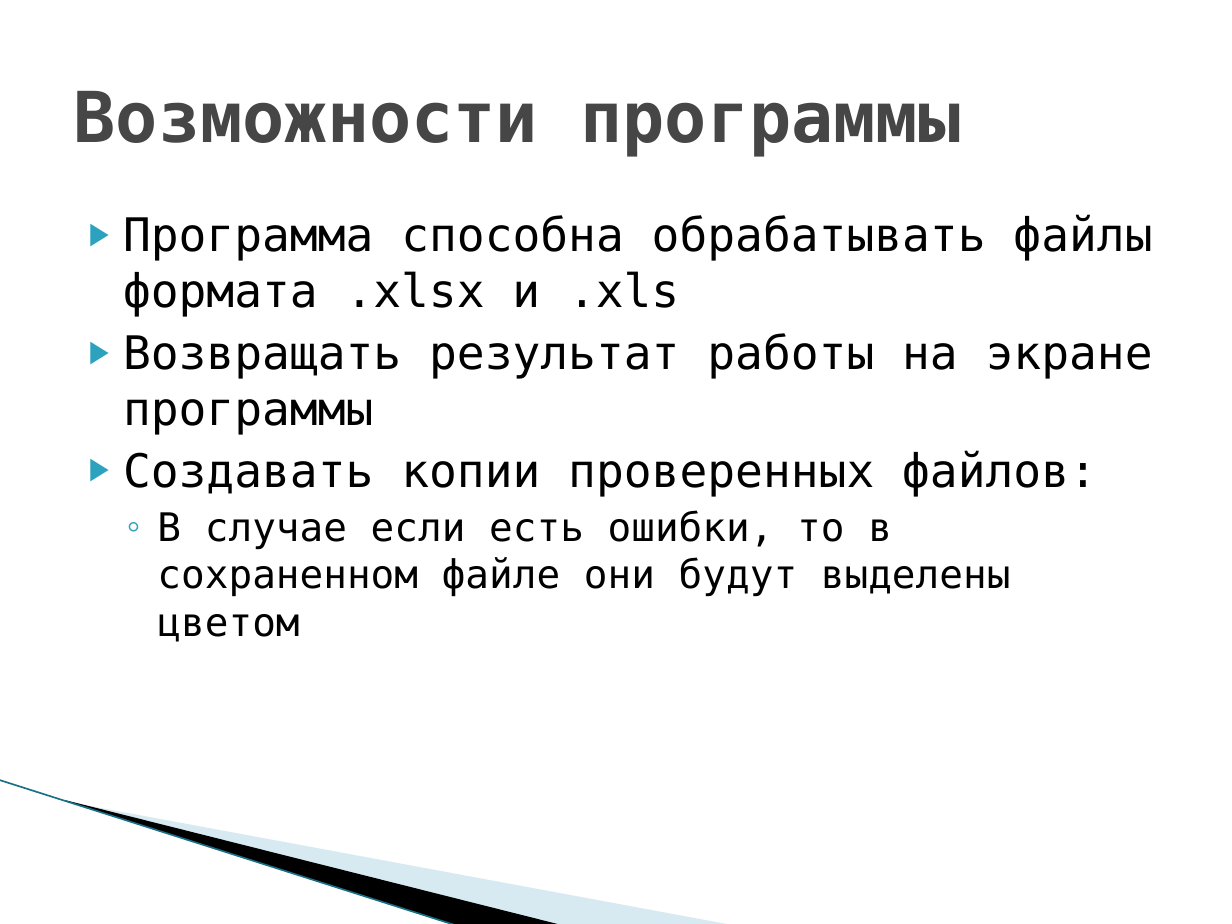
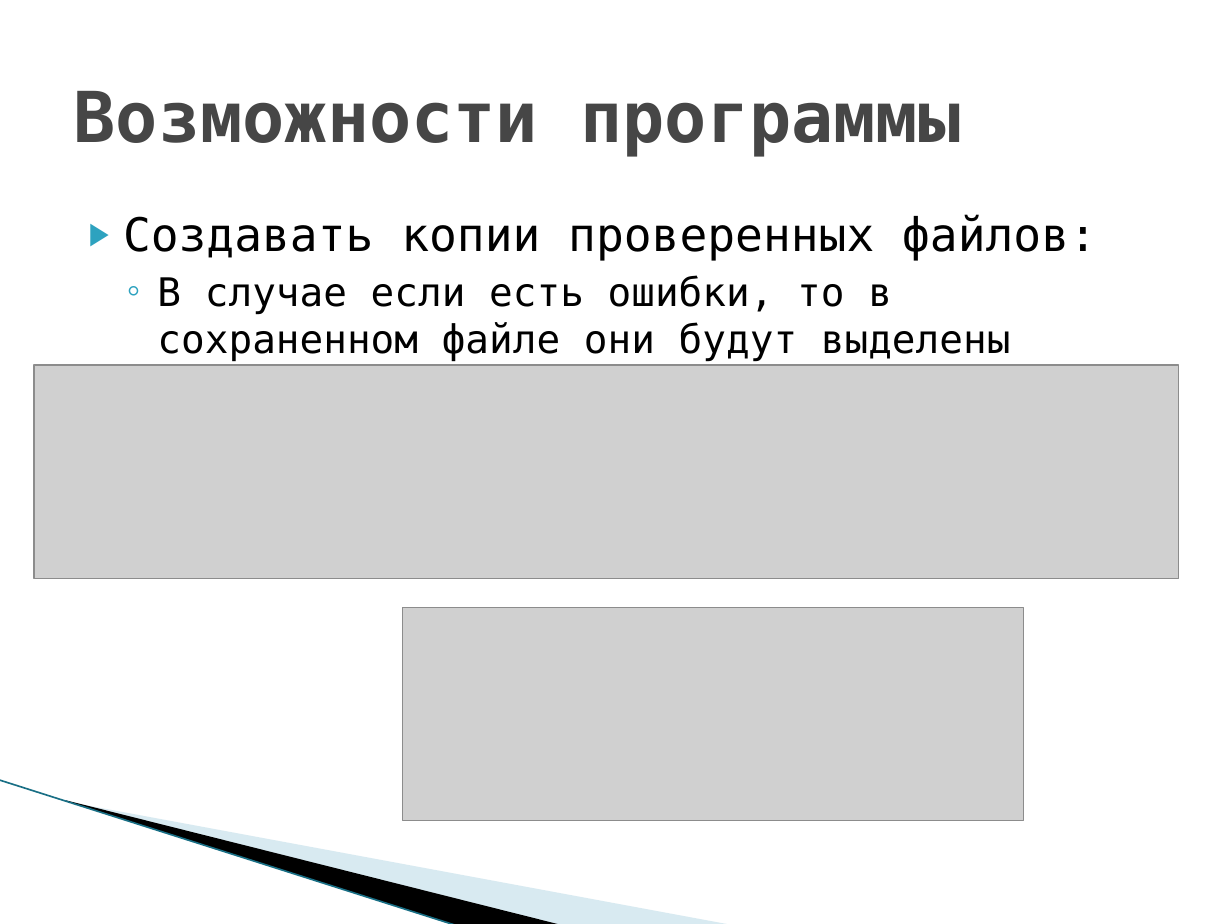
Before and after one commit to Course-and-Co/Excel-and-Cisharp, a slide deck: slide 7 of Презентация.pptx (slide 5 before the commit). Drawn at 1232x924 pixels with LibreOffice and Linux fonts; fonts in the diff are those of the drawing; grey boxes stand for pictures; background and template pictures are left out. Boxes give left, top, right and bottom in pixels: in the first picture for what was removed or moved away, otherwise in the second. Text is boxed around its words. In the diff, an @@ line names an element or a change of style, - is before the commit and + after.

```diff
--- a/Презентация.pptx
+++ b/Презентация.pptx
@@ text at (x1=123, y1=214, x2=1153, y2=435): paragraphs removed @@
-▶ Программа способна обрабатывать файлы формата .xlsx и .xls
-▶ Возвращать результат работы на экране программы
@@ picture added at (x1=34, y1=365, x2=1179, y2=578) @@
@@ picture added at (x1=403, y1=607, x2=1024, y2=821) @@
```
Also in this commit, not shown: 3 other slides changed, 2 slides added, 6 other files.
